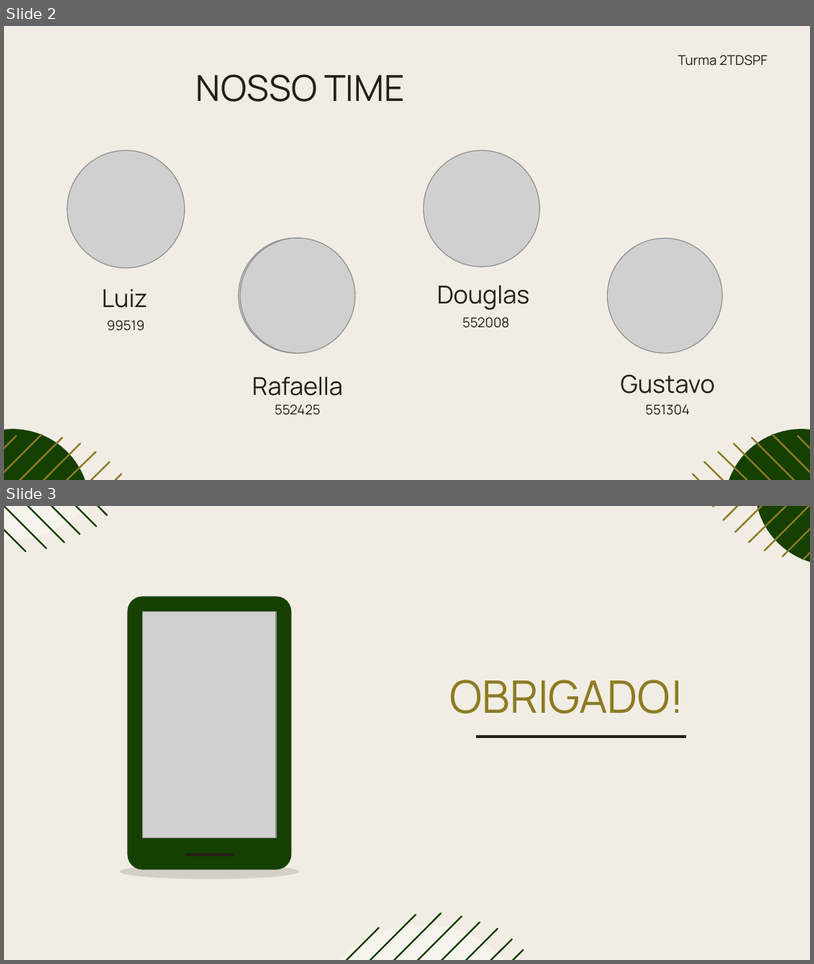
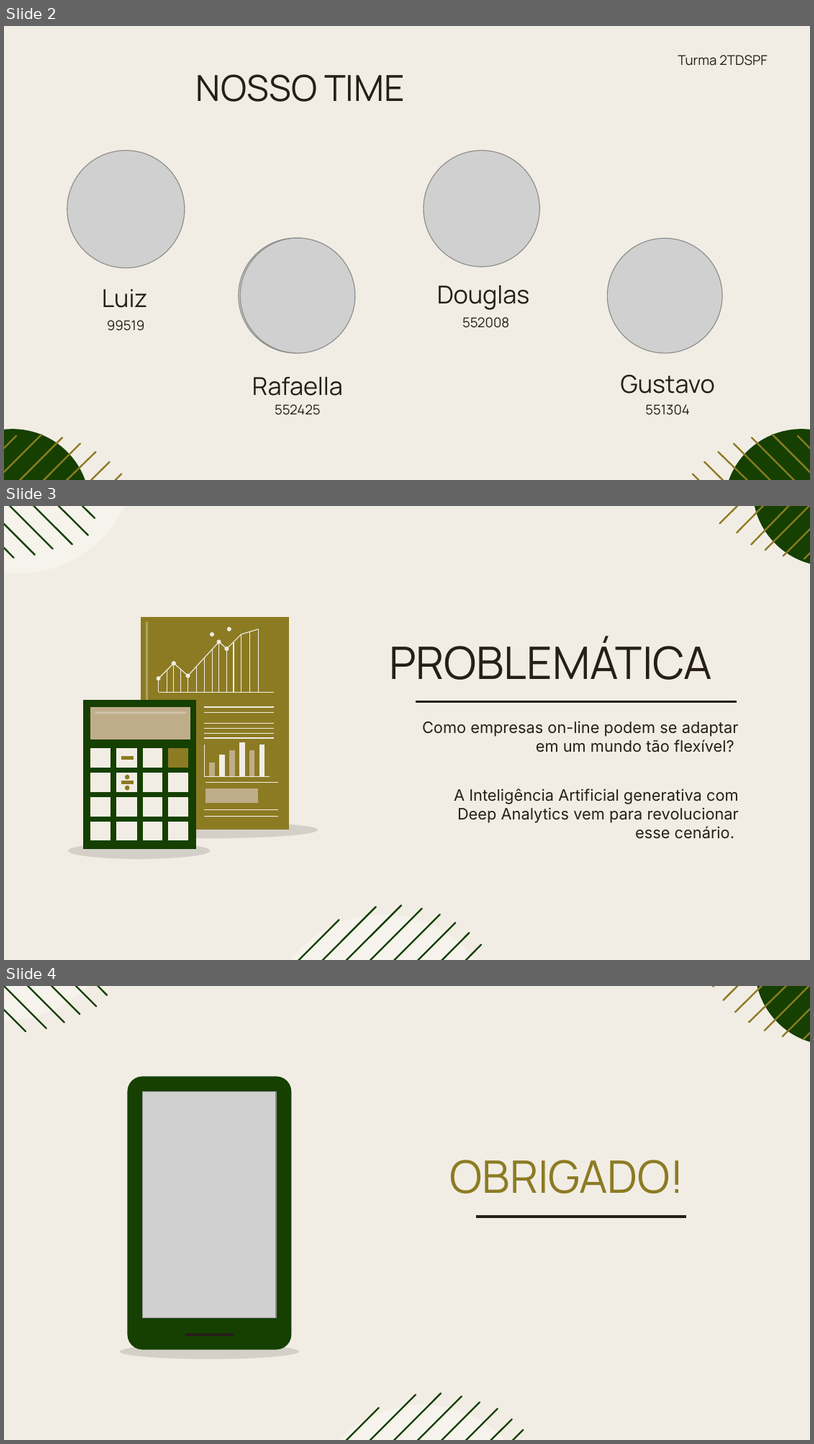
Before and after one commit to rafaellabastos/challenge-pitch-qa, a slide deck: Pitch-SavvyFix.pptx. Shown one above the other, each under a label of ours: slides 2 and 3 before the commit, slides 2, 3 and 4 after it. The pictures are 814x964 and 814x1444 pixels, drawn with LibreOffice and Linux fonts; fonts in the diff are those of the drawing; grey boxes stand for pictures. Boxes give left, top, right and bottom in pixels: in the first picture for what was removed or moved away, otherwise in the second. Text is boxed around its words. In the diff, an @@ line names an element or a change of style, - is before the commit and + after.

Commit message:
Criação do slide que explica a problemática

```diff
--- a/Pitch-SavvyFix.pptx
+++ b/Pitch-SavvyFix.pptx
@@ slide 3 added at box(4, 506, 810, 960), background #F2EDE4 @@
@@ group added at box(4, 506, 136, 573): 6 freeform shapes, 1 ellipse @@
@@ group added at box(720, 506, 810, 566): 6 freeform shapes, 1 ellipse @@
@@ title added at box(389, 637, 712, 680), 40 pt, text #261E17 @@
+PROBLEMÁTICA
@@ group added at box(67, 616, 318, 858): 61 freeform shapes @@
@@ line added from (416, 701) to (737, 701), #261E17 2.25 pt @@
@@ subtitle added at box(422, 721, 739, 752), 14 pt, text #261E17 @@
+Como empresas on-line podem se adaptar em um mundo tão flexível?
@@ text added at box(454, 788, 739, 839), 14 pt, text #261E17 @@
+A Inteligência Artificial generativa com Deep Analytics vem para revolucionar esse cenário.
@@ group added at box(266, 905, 500, 960): 8 freeform shapes, 1 ellipse @@
@@ what was slide 3 is now slide 4 @@
```
